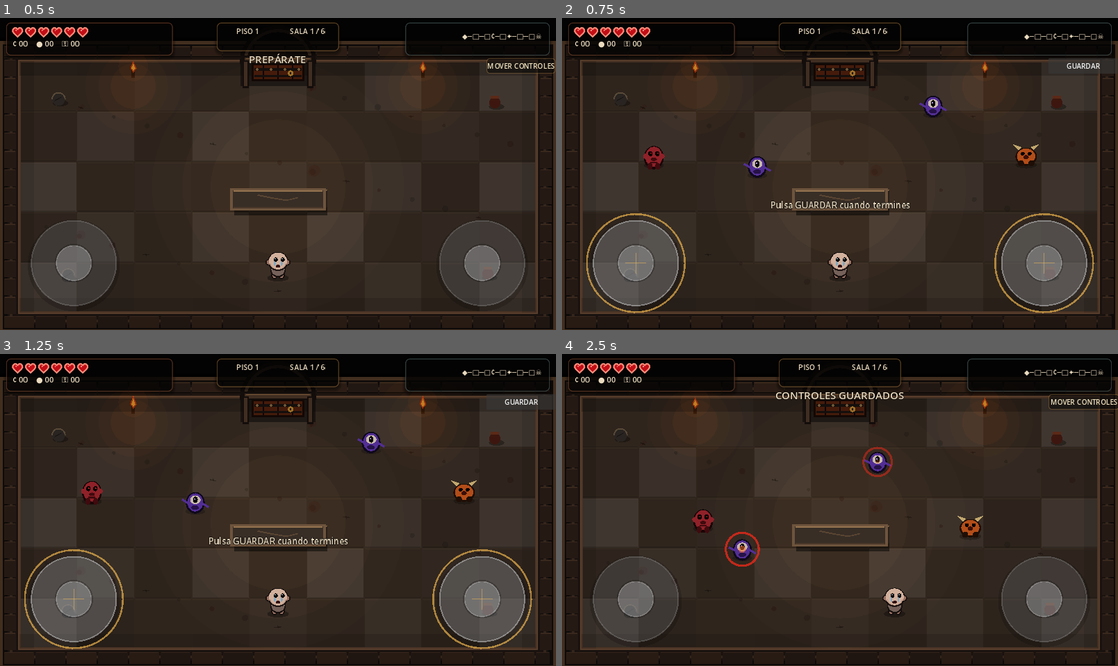
Above: before the commit, frames 1-4 (two rows, left to right).
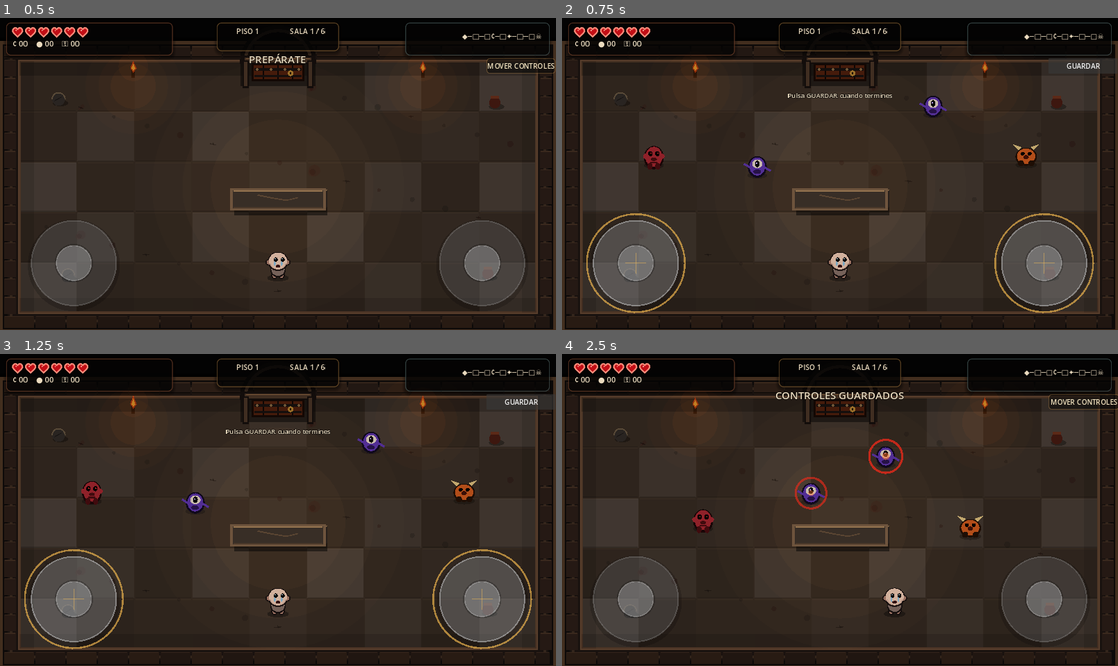
Above: after the commit, the same moments.

Repository: LoloscarPrr/Binding-of-Ismael
Game: Godot game, scene res://scenes/main.tscn
Same seed, same stepped clock (60 frames per second), same inputs: the game is played once before the commit and once after it.
Inputs (mouse positions are in pixels of both pictures, inside the frame that each line leads up to):
- Up to frame 1 (0.5 s): no input
- Up to frame 2 (0.75 s): click "MOVER CONTROLES" at 0.5 s
- Up to frame 3 (1.25 s): no input
- Up to frame 4 (2.5 s): click "GUARDAR" at 1.25 s; move the mouse to (962, 494) at 2.02 s; hold D (move_right) from 2.03 s (still down); click (962, 494) at 2.17 s

Frame 1 is identical in both runs. In frame 2, 0.5% of the frame differs, in the area x 37-63%, y 23-62%; in frame 3, 0.5%; in frame 4, 1.1%, in the area x 29-62%, y 27-69%.

Commit message:
phase1: redesign reward room and offering pedestals

Diff:
--- a/scripts/main.gd
+++ b/scripts/main.gd
@@ -168,9 +168,15 @@
 	if generation != _spawn_generation or _game_over: return
 	_offered_rewards = _make_reward_choices()
 	status_label.text = "ELIGE UNA OFRENDA"
-	reward_label.text = "Solo puedes tomar una"
-	reward_left.text = _reward_name(_offered_rewards[0])
-	reward_right.text = _reward_name(_offered_rewards[1])
+	reward_label.text = "ELIGE UNA — LA OTRA DESAPARECERÁ"
+	if reward_left.has_method("configure_reward"):
+		reward_left.call("configure_reward",_offered_rewards[0])
+	else:
+		reward_left.text = _reward_name(_offered_rewards[0])
+	if reward_right.has_method("configure_reward"):
+		reward_right.call("configure_reward",_offered_rewards[1])
+	else:
+		reward_right.text = _reward_name(_offered_rewards[1])
 	reward_left.visible = true
 	reward_right.visible = true
 	_transition_locked = true
--- a/scripts/main_v2.gd
+++ b/scripts/main_v2.gd
@@ -180,6 +180,16 @@
 	status_label.position = Vector2(screen_size.x*0.5-300.0,78.0)
 	status_label.size = Vector2(600.0,38.0)
 	status_label.add_theme_font_size_override("font_size",24)
+	if is_instance_valid(reward_left) and is_instance_valid(reward_right):
+		var reward_size := Vector2(clampf(screen_size.x*0.19,250.0,310.0),clampf(screen_size.y*0.34,210.0,250.0))
+		var reward_gap := clampf(screen_size.x*0.055,54.0,84.0)
+		reward_left.size = reward_size
+		reward_right.size = reward_size
+		reward_left.position = Vector2(screen_size.x*0.5-reward_gap*0.5-reward_size.x,screen_size.y*0.29)
+		reward_right.position = Vector2(screen_size.x*0.5+reward_gap*0.5,screen_size.y*0.29)
+		reward_label.position = Vector2(screen_size.x*0.5-260.0,screen_size.y*0.235)
+		reward_label.size = Vector2(520.0,32.0)
+		reward_label.add_theme_font_size_override("font_size",15)
 	if is_instance_valid(control_edit_button):
 		control_edit_button.size = Vector2(146.0,36.0)
 		control_edit_button.position = Vector2(screen_size.x-160.0,94.0)
--- a/scripts/reward_pedestal.gd
+++ b/scripts/reward_pedestal.gd
@@ -1,22 +1,97 @@
 extends Button
 class_name IsmaelRewardPedestal
 
+var reward_id := ""
+var reward_title := "OFRENDA"
+var reward_effect := ""
 var accent := Color(0.78,0.62,0.26)
 var _age := 0.0
+var _title_label: Label
+var _effect_label: Label
 
 func _ready() -> void:
 	flat = true
 	clip_text = false
-	text_overrun_behavior = TextServer.OVERRUN_NO_TRIMMING
-	vertical_icon_alignment = VERTICAL_ALIGNMENT_TOP
-	alignment = HORIZONTAL_ALIGNMENT_CENTER
+	text = ""
+	focus_mode = Control.FOCUS_NONE
 	mouse_default_cursor_shape = Control.CURSOR_POINTING_HAND
-	add_theme_font_size_override("font_size",18)
-	add_theme_color_override("font_color",Color(0.96,0.90,0.76))
-	add_theme_color_override("font_hover_color",Color.WHITE)
-	add_theme_color_override("font_pressed_color",Color(1.0,0.88,0.55))
 	set_process(true)
+	_title_label = Label.new()
+	_title_label.mouse_filter = Control.MOUSE_FILTER_IGNORE
+	_title_label.horizontal_alignment = HORIZONTAL_ALIGNMENT_CENTER
+	_title_label.vertical_alignment = VERTICAL_ALIGNMENT_CENTER
+	_title_label.add_theme_font_size_override("font_size",20)
+	_title_label.add_theme_color_override("font_color",Color(0.96,0.91,0.79))
+	_title_label.add_theme_color_override("font_outline_color",Color(0.03,0.02,0.018,0.96))
+	_title_label.add_theme_constant_override("outline_size",4)
+	add_child(_title_label)
+	_effect_label = Label.new()
+	_effect_label.mouse_filter = Control.MOUSE_FILTER_IGNORE
+	_effect_label.horizontal_alignment = HORIZONTAL_ALIGNMENT_CENTER
+	_effect_label.vertical_alignment = VERTICAL_ALIGNMENT_CENTER
+	_effect_label.add_theme_font_size_override("font_size",15)
+	_effect_label.add_theme_color_override("font_color",Color(0.80,0.70,0.52))
+	_effect_label.add_theme_color_override("font_outline_color",Color(0.03,0.02,0.018,0.94))
+	_effect_label.add_theme_constant_override("outline_size",3)
+	add_child(_effect_label)
+	_refresh_labels()
 	queue_redraw()
+
+func _notification(what: int) -> void:
+	if what == NOTIFICATION_RESIZED:
+		_layout_labels()
+		queue_redraw()
+
+func configure_reward(id: String) -> void:
+	reward_id = id
+	match id:
+		"movimiento":
+			reward_title = "PASO LIGERO"
+			reward_effect = "+ MOVIMIENTO"
+			accent = Color(0.72,0.76,0.58)
+		"cadencia":
+			reward_title = "PULSO RÁPIDO"
+			reward_effect = "+ CADENCIA"
+			accent = Color(0.64,0.76,0.86)
+		"vida":
+			reward_title = "CORAZÓN VOTIVO"
+			reward_effect = "+ VIDA MÁXIMA"
+			accent = Color(0.84,0.18,0.20)
+		"curacion":
+			reward_title = "VENDA RITUAL"
+			reward_effect = "+ CURACIÓN"
+			accent = Color(0.84,0.72,0.54)
+		"proyectil":
+			reward_title = "IMPULSO"
+			reward_effect = "+ VELOCIDAD DE LÁGRIMA"
+			accent = Color(0.34,0.68,0.90)
+		"dano":
+			reward_title = "MARCA ROJA"
+			reward_effect = "+ DAÑO"
+			accent = Color(0.76,0.10,0.12)
+		_:
+			reward_title = id.to_upper()
+			reward_effect = ""
+			accent = Color(0.78,0.62,0.26)
+	_refresh_labels()
+	queue_redraw()
+
+func _refresh_labels() -> void:
+	if is_instance_valid(_title_label):
+		_title_label.text = reward_title
+	if is_instance_valid(_effect_label):
+		_effect_label.text = reward_effect
+	_layout_labels()
+
+func _layout_labels() -> void:
+	if not is_instance_valid(_title_label) or not is_instance_valid(_effect_label):
+		return
+	var w := size.x
+	var h := size.y
+	_title_label.position = Vector2(8.0,h*0.78)
+	_title_label.size = Vector2(w-16.0,30.0)
+	_effect_label.position = Vector2(8.0,h*0.89)
+	_effect_label.size = Vector2(w-16.0,25.0)
 
 func _process(delta: float) -> void:
 	_age += delta
@@ -25,25 +100,120 @@
 func _draw() -> void:
 	var w := size.x
 	var h := size.y
-	var bob := sin(_age*2.8)*3.0
-	var pulse := 0.5+0.5*sin(_age*3.4)
-	var base_y := h*0.74
-	var glow := Color(accent,0.07+0.045*pulse)
-	if is_hovered():
-		glow.a += 0.09
-	draw_circle(Vector2(w*0.5,h*0.47+bob),minf(w,h)*0.18,glow)
-	draw_ellipse(Vector2(w*0.5,base_y+h*0.13),Vector2(w*0.27,h*0.08),Color(0,0,0,0.30))
-	var base := PackedVector2Array([Vector2(w*0.28,base_y),Vector2(w*0.72,base_y),Vector2(w*0.67,h*0.91),Vector2(w*0.33,h*0.91)])
-	draw_colored_polygon(base,Color(0.22,0.16,0.12))
-	draw_polyline(PackedVector2Array([Vector2(w*0.28,base_y),Vector2(w*0.72,base_y),Vector2(w*0.67,h*0.91),Vector2(w*0.33,h*0.91),Vector2(w*0.28,base_y)]),Color(0.48,0.34,0.21),3.0,true)
-	var slab := PackedVector2Array([Vector2(w*0.22,h*0.58),Vector2(w*0.78,h*0.58),Vector2(w*0.70,h*0.67),Vector2(w*0.30,h*0.67)])
-	draw_colored_polygon(slab,Color(0.36,0.25,0.16))
-	draw_line(Vector2(w*0.25,h*0.59),Vector2(w*0.75,h*0.59),accent,4.0)
+	var center := Vector2(w*0.5,h*0.34)
+	var bob := sin(_age*2.6+float(get_instance_id()%7))*3.0
+	var pulse := 0.5+0.5*sin(_age*3.0)
+	var active := is_hovered() or is_pressed()
+	var glow_alpha := 0.055+0.035*pulse
+	if active:
+		glow_alpha += 0.08
+	# sombra del pedestal
+	draw_ellipse(Vector2(w*0.5,h*0.70),Vector2(w*0.24,h*0.040),Color(0.0,0.0,0.0,0.36))
+	# pedestal simple de piedra
+	var foot := Rect2(w*0.31,h*0.64,w*0.38,h*0.095)
+	draw_rect(Rect2(foot.position+Vector2(4,5),foot.size),Color(0.01,0.008,0.007,0.34))
+	draw_rect(foot,Color(0.18,0.15,0.13))
+	draw_rect(foot,Color(0.40,0.33,0.27),false,3.0)
+	var column := Rect2(w*0.38,h*0.49,w*0.24,h*0.17)
+	draw_rect(column,Color(0.21,0.18,0.15))
+	draw_line(column.position+Vector2(3,2),Vector2(column.end.x-3,column.position.y+2),Color(0.48,0.40,0.31,0.54),2.0)
+	var slab := PackedVector2Array([
+		Vector2(w*0.27,h*0.46),
+		Vector2(w*0.73,h*0.46),
+		Vector2(w*0.67,h*0.53),
+		Vector2(w*0.33,h*0.53)
+	])
+	draw_colored_polygon(slab,Color(0.32,0.27,0.22))
+	draw_polyline(PackedVector2Array([slab[0],slab[1],slab[2],slab[3],slab[0]]),Color(0.52,0.43,0.32),3.0,true)
+	draw_line(Vector2(w*0.31,h*0.47),Vector2(w*0.69,h*0.47),accent,3.0)
+	# objeto como protagonista
+	draw_circle(center+Vector2(0,bob),minf(w,h)*0.17,Color(accent,glow_alpha))
 	draw_set_transform(Vector2(0,bob),0.0,Vector2.ONE)
-	draw_circle(Vector2(w*0.5,h*0.48),15.0,Color(0.91,0.75,0.32))
-	draw_circle(Vector2(w*0.5-5,h*0.44),4.5,Color(1.0,0.93,0.64,0.84))
-	draw_arc(Vector2(w*0.5,h*0.48),22.0,0.0,TAU,24,Color(accent,0.42),2.0)
+	_draw_reward_icon(center,minf(w,h)*0.11)
 	draw_set_transform(Vector2.ZERO,0.0,Vector2.ONE)
+	if active:
+		draw_arc(center+Vector2(0,bob),minf(w,h)*0.145,0.0,TAU,32,Color(accent,0.38),3.0)
+
+func _draw_reward_icon(center: Vector2, radius: float) -> void:
+	match reward_id:
+		"vida":
+			_draw_heart(center,radius)
+		"curacion":
+			_draw_bandage(center,radius)
+		"proyectil":
+			_draw_tear(center,radius)
+		"dano":
+			_draw_mark(center,radius)
+		"cadencia":
+			_draw_pulse(center,radius)
+		"movimiento":
+			_draw_step(center,radius)
+		_:
+			draw_circle(center,radius*0.58,accent)
+
+func _draw_heart(center: Vector2, radius: float) -> void:
+	var c := Color(0.78,0.055,0.08)
+	draw_circle(center+Vector2(-radius*0.34,-radius*0.18),radius*0.42,c)
+	draw_circle(center+Vector2(radius*0.34,-radius*0.18),radius*0.42,c)
+	draw_colored_polygon(PackedVector2Array([
+		center+Vector2(-radius*0.72,-radius*0.05),
+		center+Vector2(radius*0.72,-radius*0.05),
+		center+Vector2(0,radius*0.86)
+	]),c)
+	draw_circle(center+Vector2(-radius*0.33,-radius*0.28),radius*0.12,Color(1.0,0.70,0.66,0.72))
+
+func _draw_bandage(center: Vector2, radius: float) -> void:
+	var angle := -0.58
+	var long := radius*1.40
+	var thick := radius*0.48
+	var dir := Vector2(cos(angle),sin(angle))
+	var perp := Vector2(-dir.y,dir.x)
+	var pts := PackedVector2Array([
+		center-dir*long*0.5-perp*thick*0.5,
+		center+dir*long*0.5-perp*thick*0.5,
+		center+dir*long*0.5+perp*thick*0.5,
+		center-dir*long*0.5+perp*thick*0.5
+	])
+	draw_colored_polygon(pts,Color(0.82,0.70,0.51))
+	draw_circle(center-dir*long*0.32,radius*0.11,Color(0.54,0.39,0.27))
+	draw_circle(center+dir*long*0.32,radius*0.11,Color(0.54,0.39,0.27))
+	draw_rect(Rect2(center-Vector2(radius*0.22,radius*0.16),Vector2(radius*0.44,radius*0.32)),Color(0.91,0.82,0.65))
+
+func _draw_tear(center: Vector2, radius: float) -> void:
+	var pts := PackedVector2Array([
+		center+Vector2(0,-radius),
+		center+Vector2(radius*0.66,radius*0.12),
+		center+Vector2(radius*0.46,radius*0.66),
+		center+Vector2(0,radius*0.88),
+		center+Vector2(-radius*0.46,radius*0.66),
+		center+Vector2(-radius*0.66,radius*0.12)
+	])
+	draw_colored_polygon(pts,Color(0.25,0.62,0.91))
+	draw_circle(center+Vector2(-radius*0.22,-radius*0.05),radius*0.16,Color(0.80,0.94,1.0,0.78))
+
+func _draw_mark(center: Vector2, radius: float) -> void:
+	draw_circle(center,radius*0.72,Color(0.24,0.025,0.035))
+	draw_circle(center,radius*0.42,Color(0.78,0.065,0.08))
+	draw_line(center+Vector2(-radius*0.78,0),center+Vector2(radius*0.78,0),Color(0.94,0.65,0.22),3.0)
+	draw_line(center+Vector2(0,-radius*0.78),center+Vector2(0,radius*0.78),Color(0.94,0.65,0.22),3.0)
+
+func _draw_pulse(center: Vector2, radius: float) -> void:
+	draw_arc(center,radius*0.72,-2.7,2.7,28,Color(0.66,0.82,0.92),5.0)
+	draw_line(center,center+Vector2(radius*0.48,-radius*0.30),Color(0.98,0.75,0.30),4.0)
+	draw_circle(center,radius*0.10,Color(0.98,0.88,0.58))
+
+func _draw_step(center: Vector2, radius: float) -> void:
+	var pts := PackedVector2Array([
+		center+Vector2(-radius*0.72,radius*0.32),
+		center+Vector2(-radius*0.16,-radius*0.64),
+		center+Vector2(radius*0.04,-radius*0.28),
+		center+Vector2(radius*0.54,-radius*0.72),
+		center+Vector2(radius*0.28,radius*0.22),
+		center+Vector2(radius*0.70,radius*0.42),
+		center+Vector2(-radius*0.12,radius*0.48)
+	])
+	draw_colored_polygon(pts,Color(0.74,0.70,0.48))
+	draw_polyline(PackedVector2Array([pts[0],pts[1],pts[2],pts[3],pts[4],pts[5],pts[6],pts[0]]),Color(0.33,0.29,0.19),3.0,true)
 
 func draw_ellipse(center: Vector2, radii: Vector2, color: Color) -> void:
 	var points := PackedVector2Array()
--- a/scripts/room_visual.gd
+++ b/scripts/room_visual.gd
@@ -89,6 +89,11 @@
 			draw_line(tile.position+Vector2(2,2),Vector2(tile.end.x-2,tile.position.y+2),Color(1,0.78,0.55,0.045),1.5)
 			draw_line(Vector2(tile.position.x+2,tile.end.y-2),tile.end-Vector2(2,2),Color(0.02,0.015,0.012,0.18),2.0)
 	draw_rect(room_rect,Color(0.34,0.24,0.17),false,6.0)
+	if room_kind=="recompensa":
+		var banner_y := room_rect.position.y+room_rect.size.y*0.18
+		var banner := Rect2(room_rect.position.x+room_rect.size.x*0.39,banner_y,room_rect.size.x*0.22,8.0)
+		draw_rect(banner,Color(0.32,0.20,0.09,0.38))
+		draw_circle(Vector2(room_rect.get_center().x,banner_y+4.0),5.0,Color(0.78,0.60,0.25,0.55))
 	if room_kind=="tienda":
 		var rug := Rect2(room_rect.position+room_rect.size*Vector2(0.22,0.33),room_rect.size*Vector2(0.56,0.31))
 		draw_rect(rug,Color(0.22,0.055,0.045,0.55))
@@ -107,8 +112,11 @@
 				var d := Vector2.RIGHT.rotated(deg_to_rad(float(a)))
 				draw_line(center+d*31.0,center+d*55.0,Color(0.45,0.08,0.06,0.34),3.0)
 		"recompensa":
-			draw_circle(center,28.0,Color(0.78,0.57,0.16,0.10))
-			draw_arc(center,30.0,0.0,TAU,32,Color(0.84,0.66,0.29,0.42),3.0)
+			var left_mark := room_rect.position+room_rect.size*Vector2(0.37,0.54)
+			var right_mark := room_rect.position+room_rect.size*Vector2(0.63,0.54)
+			for mark: Vector2 in [left_mark,right_mark]:
+				draw_ellipse(mark+Vector2(0,8),Vector2(76,22),Color(0.0,0.0,0.0,0.16))
+				draw_arc(mark,48.0,0.0,TAU,32,Color(0.62,0.48,0.22,0.17),3.0)
 		"jefe":
 			draw_circle(center,72.0,Color(0.38,0.02,0.025,0.11))
 			draw_arc(center,74.0,0.0,TAU,48,Color(0.55,0.05,0.045,0.34),6.0)
@@ -120,7 +128,8 @@
 			draw_rect(Rect2(Vector2(room_rect.position.x+room_rect.size.x*0.21,shelf_y-10),Vector2(room_rect.size.x*0.58,9)),Color(0.31,0.15,0.07,0.72))
 
 func _draw_debris() -> void:
-	for i in range(28):
+	var debris_count := 10 if room_kind=="recompensa" else 28
+	for i in range(debris_count):
 		var sx := float((room_index*47+floor_index*29+i*71)%997)/997.0
 		var sy := float((room_index*83+floor_index*41+i*43)%991)/991.0
 		var p := room_rect.position+Vector2(room_rect.size.x*(0.05+sx*0.90),room_rect.size.y*(0.08+sy*0.84))
